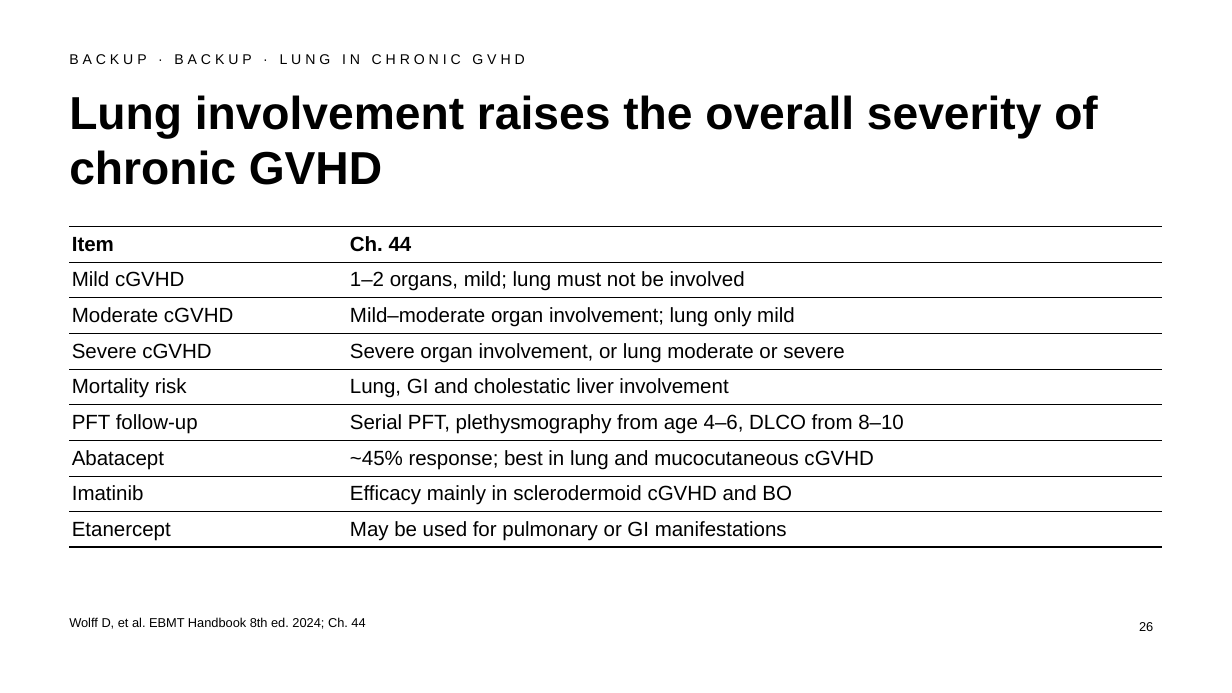
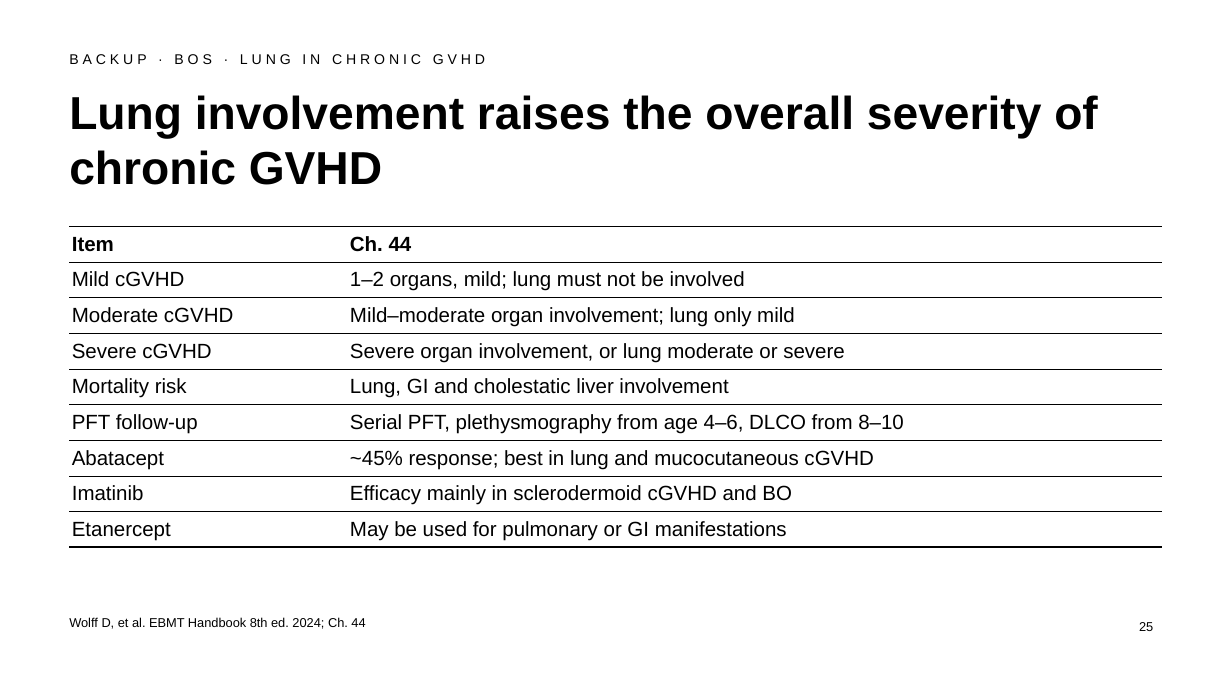
Before and after one commit to htlin222/ebmt-handbook-skill, a slide deck: slide 25 of slides/decks/s15-pulmonary.pptx (slide 26 before the commit). Drawn at 1232x693 pixels with LibreOffice and Linux fonts; fonts in the diff are those of the drawing. Boxes give left, top, right and bottom in pixels: in the first picture for what was removed or moved away, otherwise in the second. Text is boxed around its words. In the diff, an @@ line names an element or a change of style, - is before the commit and + after.

```diff
--- a/slides/decks/s15-pulmonary.pptx
+++ b/slides/decks/s15-pulmonary.pptx
@@ text at (69,54,485,64): text changed @@
-BACKUP · BACKUP · LUNG IN CHRONIC GVHD
+BACKUP · BOS · LUNG IN CHRONIC GVHD
@@ page number at (1139,622,1153,631): text changed @@
-26
+25
```
Also in this commit, not shown: 4 other slides changed, 1 slide removed, 32 other files.
